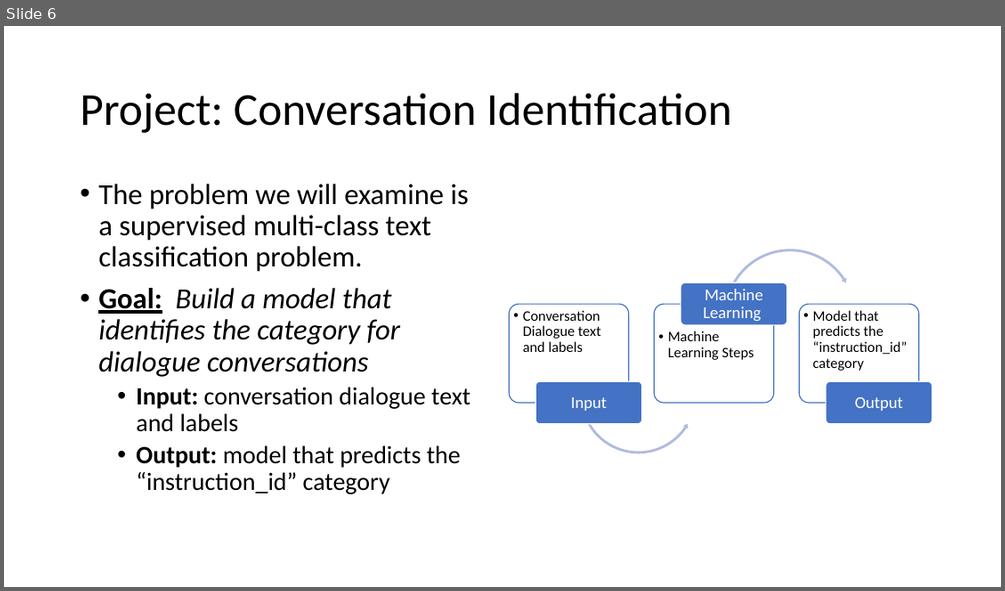
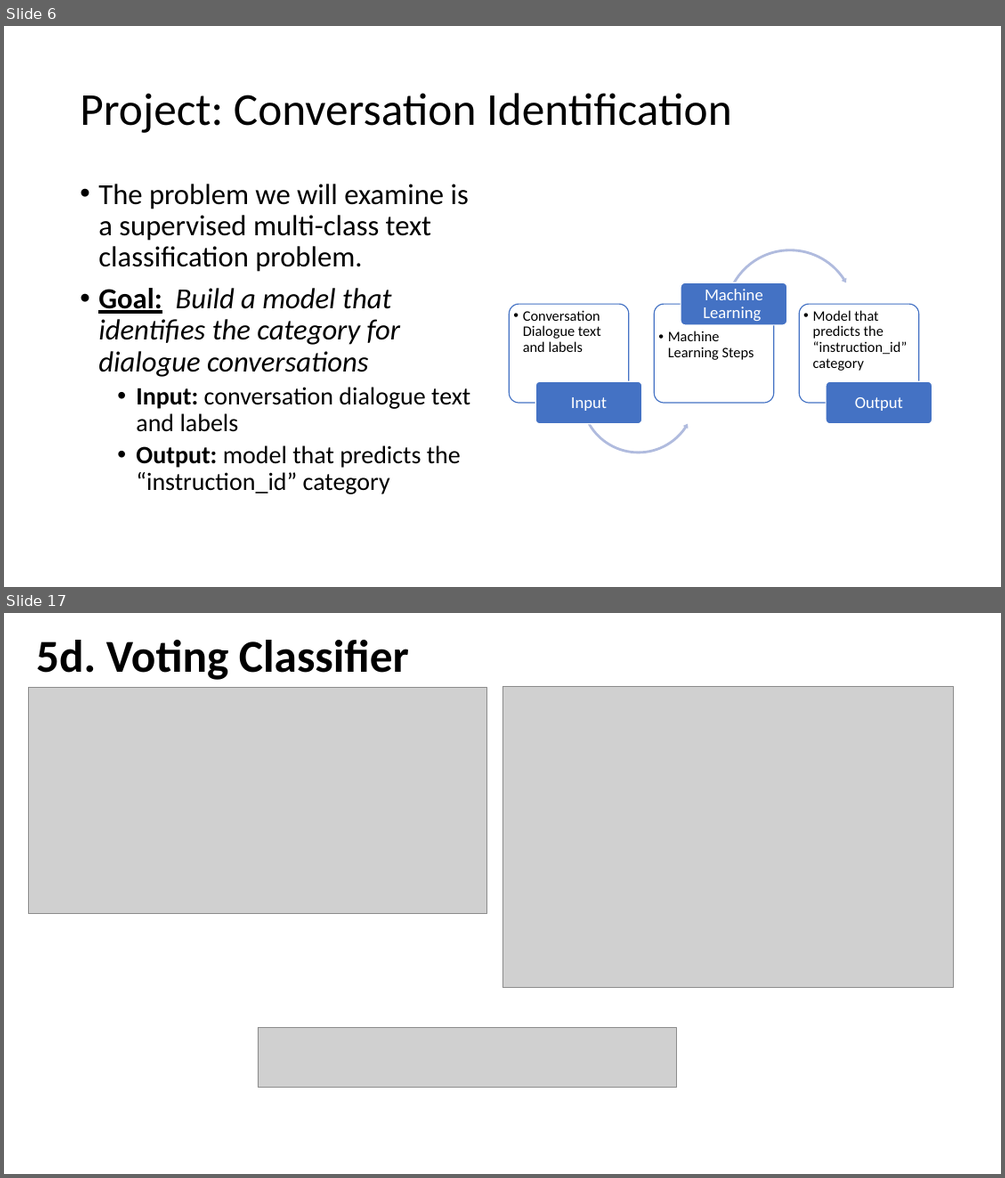
Before and after one commit to CSML1010-3-2020/NLPCourseProject, a slide deck: Milestone02.pptx. Shown one above the other, each under a label of ours: slide 6 before the commit, slides 6 and 17 after it; the slides between them are not shown. The pictures are 1005x591 and 1005x1178 pixels, drawn with LibreOffice and Linux fonts; fonts in the diff are those of the drawing; grey boxes stand for pictures. Boxes give left, top, right and bottom in pixels: in the first picture for what was removed or moved away, otherwise in the second. Text is boxed around its words. In the diff, an @@ line names an element or a change of style, - is before the commit and + after.

Commit message:
Updated PPT
Friday evening updates PPT added ROC-AUC and Voting

```diff
--- a/Milestone02.pptx
+++ b/Milestone02.pptx
@@ slide 17 added at <box>4,613,1001,1174</box>, background #FFFFFF @@
@@ title added at <box>36,640,409,680</box>, 44 pt, text #000000, bold @@
+5d. Voting Classifier
@@ picture added at <box>29,687,486,914</box> @@
@@ picture added at <box>502,687,953,988</box> @@
@@ picture added at <box>258,1027,676,1088</box> @@
```
Also in this commit, not shown: 14 slides changed, 1 other slide added.
